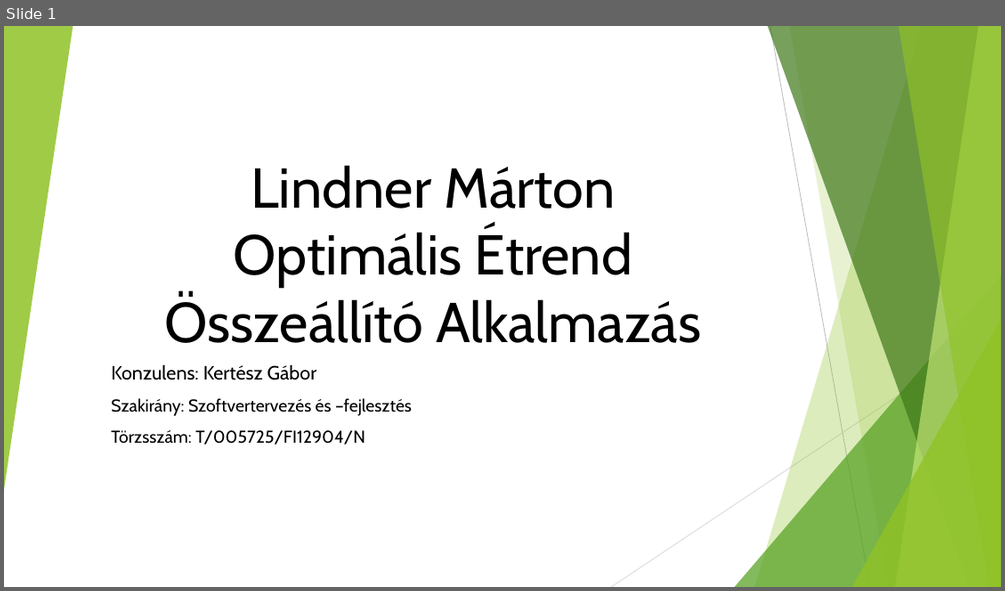
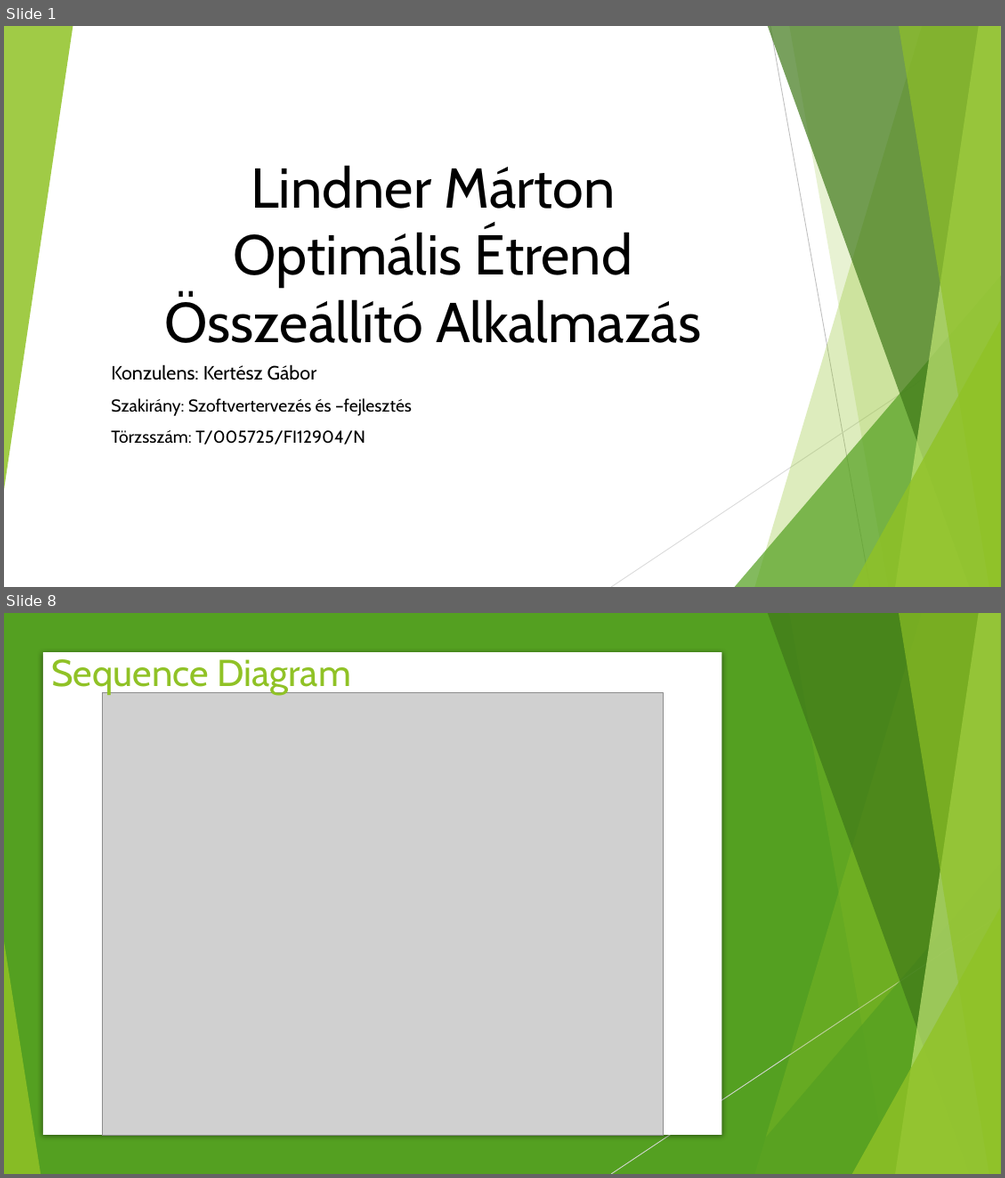
Before and after one commit to lindnermarci/Szakdolgozat, a slide deck: Bemutato.pptx. Shown one above the other, each under a label of ours: slide 1 before the commit, slides 1 and 8 after it; the slides between them are not shown. The pictures are 1005x591 and 1005x1178 pixels, drawn with LibreOffice and Linux fonts; fonts in the diff are those of the drawing; grey boxes stand for pictures. Boxes give left, top, right and bottom in pixels: in the first picture for what was removed or moved away, otherwise in the second. Text is boxed around its words. In the diff, an @@ line names an element or a change of style, - is before the commit and + after.

```diff
--- a/Bemutato.pptx
+++ b/Bemutato.pptx
@@ slide 8 added at (4, 613, 1001, 1174), background #FFFFFF; not listed: 7 template elements that a slide beside it also shows @@
@@ rectangle added at (4, 613, 1001, 1174), fill #54A021 @@
@@ rectangle added at (43, 653, 722, 1135), fill #FFFFFF @@
@@ title added at (51, 659, 350, 695), 36 pt, text #90C226 @@
+Sequence Diagram
@@ picture added at (103, 693, 663, 1135) @@
@@ triangle added at (4, 941, 40, 1174), fill #90C226 at 85% opacity @@
@@ group added at (4, 613, 1001, 1174): 5 freeform shapes, 3 triangles, 1 line @@
@@ group added at (4, 613, 1001, 1174): 5 freeform shapes, 3 triangles, 1 line @@
```
Also in this commit, not shown: 6 other slides added, 1 slide removed, 2 other files.
